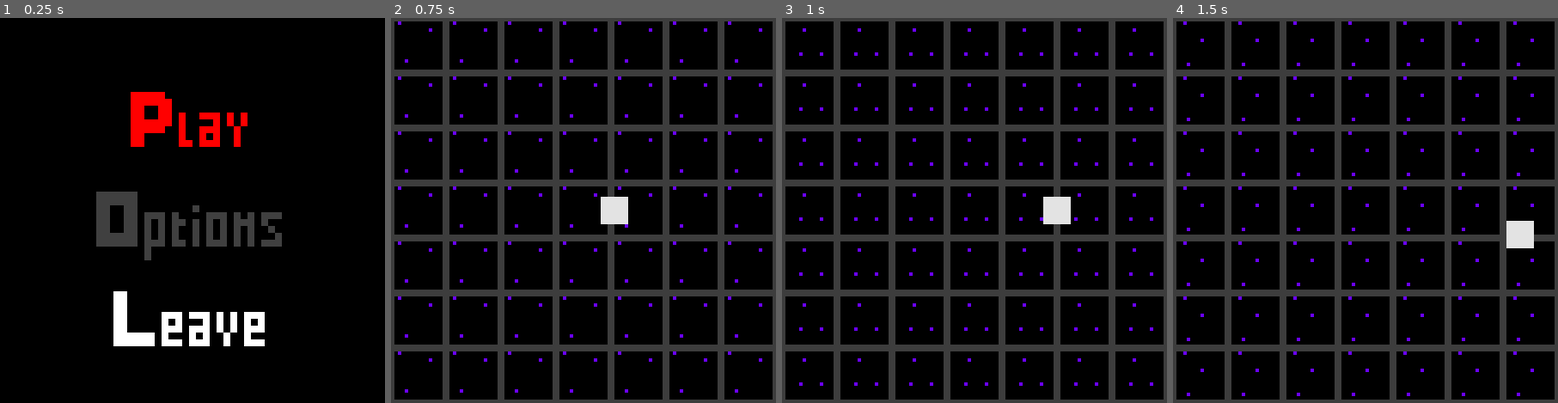
Above: before the commit, frames 1-4 (left to right).
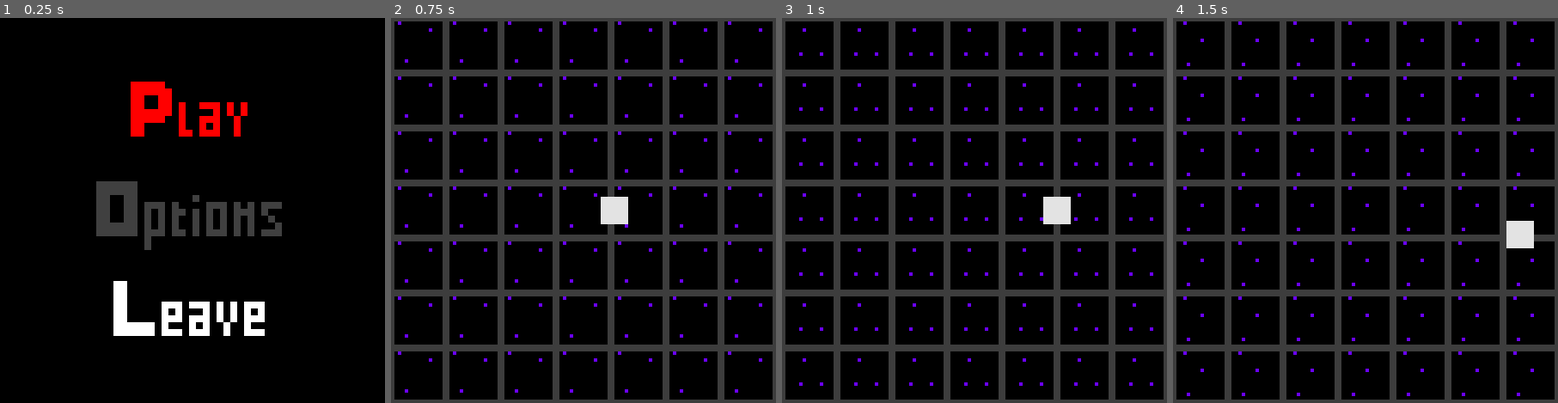
Above: after the commit, the same moments.

Repository: MrBSmith/Global2020
Game: Godot game, scene res://Scenes/GUI/Menus/ScreenTitle/ScreenTitle.tscn
Two runs of this game, one before a commit and one after it. Both use one fixed random seed, a clock stepped at 60 frames per second and the inputs below.
Inputs:
- Up to frame 1 (0.25 s): no input
- Up to frame 2 (0.75 s): tap Enter (ui_accept) at 0.5 s; hold Right (ui_right) from 0.53 s (still down); hold 1 (fast_speed) from 0.53 s (still down)
- Up to frame 3 (1 s): keep holding Right (ui_right); keep holding 1 (fast_speed); tap Enter (ui_accept) at 0.77 s
- Up to frame 4 (1.5 s): release Right (ui_right) at 1.28 s; release 1 (fast_speed) at 1.28 s; hold Down (ui_down) from 1.28 s (still down); tap 2 (medium_speed) at 1.35 s

The runs differ from the first frame. In frame 1, 5.9% of the frame differs, in the area x 25-74%, y 16-86%; in frame 2, nothing differs; in frame 3, nothing differs; in frame 4, nothing differs.

Commit message:
Add audio stream, and the play function

Diff:
--- a/Scenes/GUI/Menus/ScreenTitle/ScreenTitle.tscn
+++ b/Scenes/GUI/Menus/ScreenTitle/ScreenTitle.tscn
@@ -19,15 +19,10 @@
 font_data = ExtResource( 2 )
 
 [node name="ScreenTitle" instance=ExtResource( 1 )]
-margin_left = 0.475647
-margin_top = 1.0
-margin_right = 0.475647
-margin_bottom = 1.0
 
 [node name="MenuBackground" type="ColorRect" parent="." index="0"]
-margin_top = -1.3176
 margin_right = 112.0
-margin_bottom = 110.682
+margin_bottom = 112.0
 color = Color( 0, 0, 0, 1 )
 __meta__ = {
 "_edit_lock_": true,
@@ -35,10 +30,14 @@
 }
 
 [node name="HBoxContainer" parent="." index="1"]
-margin_left = 28.4925
-margin_top = 15.2773
-margin_right = 84.4925
-margin_bottom = 101.277
+anchor_left = 0.5
+anchor_top = 0.5
+anchor_right = 0.5
+anchor_bottom = 0.5
+margin_left = -28.0
+margin_top = -43.0
+margin_right = 28.0
+margin_bottom = 43.0
 mouse_default_cursor_shape = 2
 
 [node name="V_OptContainer" parent="HBoxContainer" index="0"]
--- a/Scenes/Game/Game.gd
+++ b/Scenes/Game/Game.gd
@@ -1,15 +1,23 @@
 extends Node2D
 
-onready var node_tiles = get_node("Tiles")
-onready var tiles_children = node_tiles.get_children()
+onready var tiles_node = get_node("Tiles")
+onready var void_node = get_node("Tiles/Void")
+onready var tile_node_array = tiles_node.get_children()
+
+onready var music_node = get_node("Music")
 
 #8: HARD / 7: MEDIUM / 6: EASY
 #8: (7x7) / 7: (6x6) / 6: (5x5)
 export var difficulty : int = 8
 
 func _ready():
-	for child in tiles_children:
-		if(child.get("game_difficulty") != null):
-			child.game_difficulty = difficulty
+	# Notify the Void node of the size of the map, so it can generate the right number of void tiles
+	void_node.game_difficulty = difficulty
+
+	# Call the on_ready function of every tiles
+	for child in tile_node_array:
 		if(child.has_method("on_ready")):
 			child.on_ready()
+
+	music_node.play_music("Base")
+	music_node.play_music("Normal")
--- a/Scenes/Game/Game.tscn
+++ b/Scenes/Game/Game.tscn
@@ -1,8 +1,13 @@
-[gd_scene load_steps=4 format=2]
+[gd_scene load_steps=9 format=2]
 
 [ext_resource path="res://Scenes/Character/Character.tscn" type="PackedScene" id=1]
 [ext_resource path="res://Scenes/Tiles/Void/Void.gd" type="Script" id=2]
 [ext_resource path="res://Scenes/Game/Game.gd" type="Script" id=3]
+[ext_resource path="res://Global/Assets/Music/SlowMusic.wav" type="AudioStream" id=4]
+[ext_resource path="res://Global/Assets/Music/FastMusic.wav" type="AudioStream" id=5]
+[ext_resource path="res://Global/Assets/Music/NormalMusic.wav" type="AudioStream" id=6]
+[ext_resource path="res://Global/Assets/Music/BaseMusic.wav" type="AudioStream" id=7]
+[ext_resource path="res://Scenes/Game/Music.gd" type="Script" id=8]
 
 [node name="Game" type="Node2D"]
 script = ExtResource( 3 )
@@ -25,3 +30,18 @@
 friction = 0.25
 acceleration = 0.25
 gayness = 100
+
+[node name="Music" type="Node" parent="."]
+script = ExtResource( 8 )
+
+[node name="Base" type="AudioStreamPlayer2D" parent="Music"]
+stream = ExtResource( 7 )
+
+[node name="Slow" type="AudioStreamPlayer2D" parent="Music"]
+stream = ExtResource( 4 )
+
+[node name="Normal" type="AudioStreamPlayer2D" parent="Music"]
+stream = ExtResource( 6 )
+
+[node name="Fast" type="AudioStreamPlayer2D" parent="Music"]
+stream = ExtResource( 5 )
--- /dev/null
+++ b/Scenes/Game/Music.gd
@@ -0,0 +1,9 @@
+extends Node
+
+func play_music(node_name : String):
+	var stream_node = get_node_or_null(node_name)
+
+	if stream_node != null:
+		stream_node.play()
+	else:
+		print("Le stream spécifié n'existe pas.")
--- a/Scenes/Tiles/Void/Void.gd
+++ b/Scenes/Tiles/Void/Void.gd
@@ -6,12 +6,13 @@
 var game_difficulty : int
 
 func on_ready():
-	tile_effect()
-	print(game_difficulty)
+	fill_with_void()
+	#print(game_difficulty)
 
-func tile_effect():
-	for i in range(1,game_difficulty):
-		for j in range(1,game_difficulty):
+# Fill the map with void tiles
+func fill_with_void():
+	for i in range(1, game_difficulty):
+		for j in range(1, game_difficulty):
 			current_tile_void = scene_tile.instance()
-			current_tile_void.set_position(Vector2(i*16-8,j*16-8))
+			current_tile_void.set_position(Vector2(i*16-8, j*16-8))
 			add_child(current_tile_void)
Not shown, added: Global/Assets/Music/BaseMusic.wav.import
Not shown, added: Global/Assets/Music/FastMusic.wav.import
Not shown, added: Global/Assets/Music/NormalMusic.wav.import
Not shown, added: Global/Assets/Music/SlowMusic.wav.import
Not shown, added: Global/Assets/Sounds/MenuConfirm.wav.import
Not shown, added: Global/Assets/Sounds/MenuOption.wav.import
